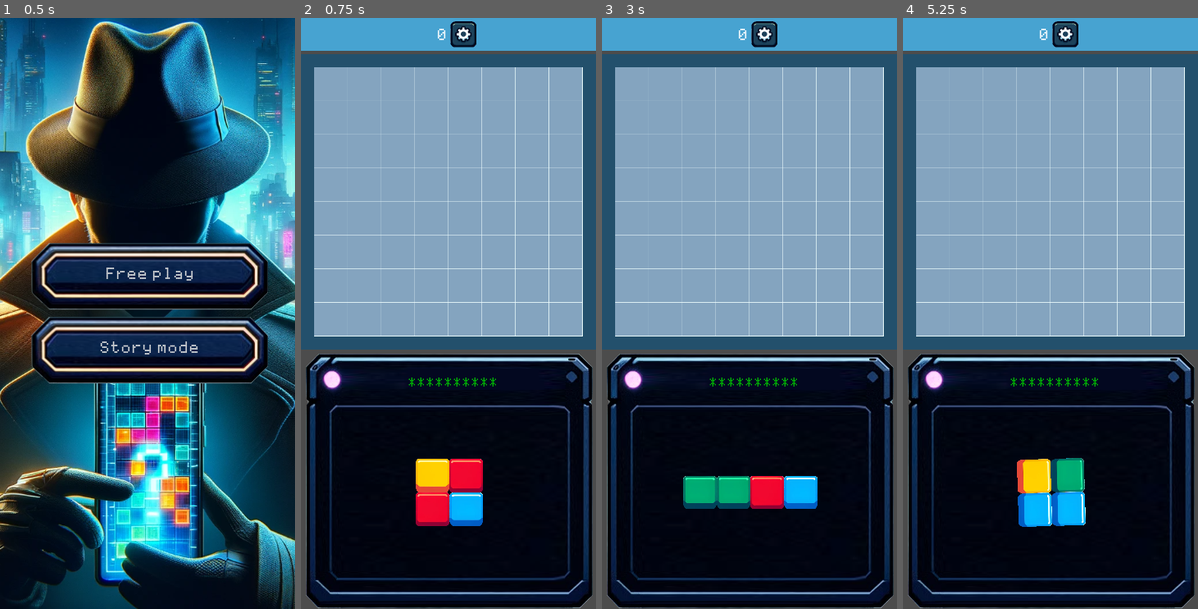
Above: before the commit, frames 1-4 (left to right).
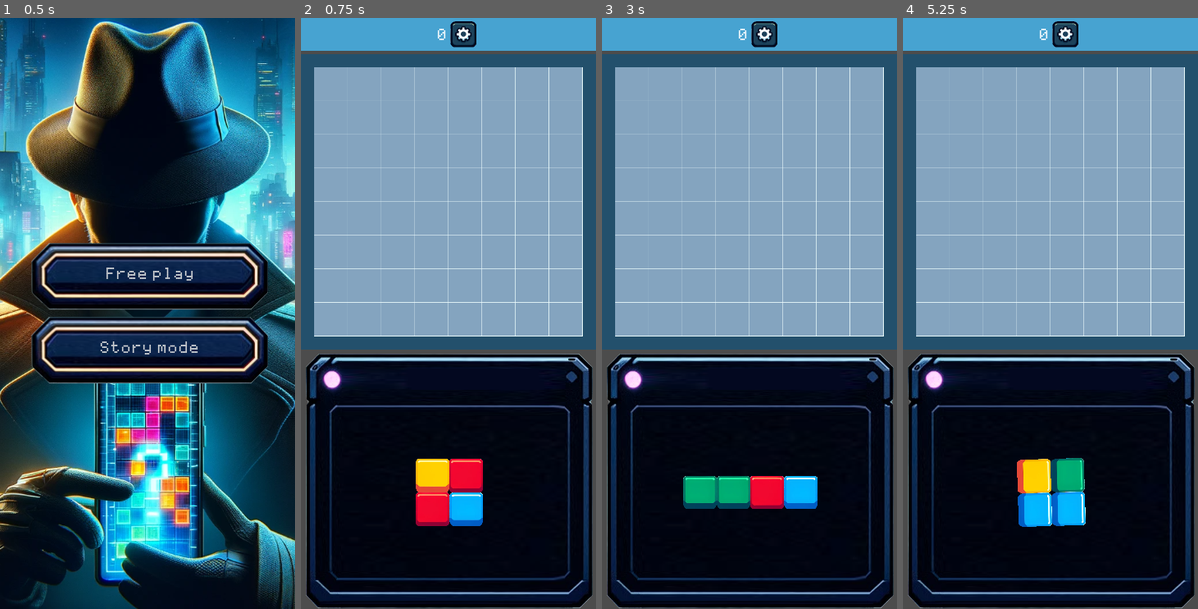
Above: after the commit, the same moments.

Repository: alexkorep-games/transmatrix
Game: Godot game, scene res://scenes/start_screen/start_screen.tscn
Two runs of this game, one before a commit and one after it. Both use one fixed random seed, a clock stepped at 60 frames per second and the inputs below.
Inputs (mouse positions are in pixels of both pictures, inside the frame that each line leads up to):
- Up to frame 1 (0.5 s): no input
- Up to frame 2 (0.75 s): click "Free play" at 0.5 s
- Up to frame 3 (3 s): click (764, 35) at 1.25 s; click "Main screen" at 2 s; click "Free play" at 2.75 s
- Up to frame 4 (5.25 s): click (1065, 35) at 3.5 s; click "New game" at 4.25 s; click "OK" at 5 s

Frame 1 is identical in both runs. In frame 2, 0.2% of the frame differs, in the area x 36-67%, y 60-63%; in frame 3, 0.2%; in frame 4, 0.2%.

Commit message:
Add story mode to the settings

Diff:
--- a/src/scenes/main/main.gd
+++ b/src/scenes/main/main.gd
@@ -5,15 +5,13 @@
 # Called when the node enters the scene tree for the first time.
 func _ready():
 	randomize_shape()
+	GameState.reset_score()
 	var field = get_node("%FieldTileMap")
 	var current_shape = get_node("%CurrentShape")
-	GameState.load_game_free_play(field, current_shape.get_tilemap())
+	if GameState.is_free_play:
+		GameState.load_game_free_play(field, current_shape.get_tilemap())
 	current_shape.center()
-	get_node("%PasswordLabel").password  = "qwerty1234"
-
-# Called every frame. 'delta' is the elapsed time since the previous frame.
-#func _process(delta):
-#	pass
+	get_node("%PasswordLabel").password  = "" if GameState.is_free_play else Story.get_password()
 
 func new_game():
 	var field = get_node("%FieldTileMap")
@@ -21,7 +19,8 @@
 	GameState.reset_score()
 	randomize_shape()
 	var tilemap = get_node("%CurrentShape").get_tilemap()
-	GameState.save_game_free_play(field, tilemap)
+	if GameState.is_free_play:
+		GameState.save_game_free_play(field, tilemap)
 
 func randomize_shape():
 	var current_shape = get_node("%CurrentShape")
@@ -77,8 +76,9 @@
 		do_block_removal_animation(removed_blocks)
 		var score = len(removed_blocks)
 		GameState.increase_score(score)
-		var password_label = get_node("%PasswordLabel")
-		password_label.open_chars(score)
+		if not GameState.is_free_play:
+			var password_label = get_node("%PasswordLabel")
+			password_label.open_chars(score)
 
 	var preview_field = get_node("%PreviewTileMap")
 	preview_field.clear()
@@ -107,7 +107,6 @@
 	var animation_player = get_node("%ClearingShapesAnimationPlayer")
 	animation_player.play("blink")
 
-
 func _on_HUD_settings_pressed():
 	get_node("%SettingsDialog").show()
 
--- a/src/scenes/password_label/password_label.tscn
+++ b/src/scenes/password_label/password_label.tscn
@@ -20,15 +20,17 @@
 unique_name_in_owner = true
 position = Vector2( 135, 11 )
 emitting = false
-amount = 32
+amount = 100
+lifetime = 2.0
 one_shot = true
+explosiveness = 0.83
 texture = ExtResource( 3 )
 emission_shape = 2
 emission_rect_extents = Vector2( 100, 1 )
 direction = Vector2( 0, -1 )
-spread = 30.0
+spread = 12.0
 gravity = Vector2( 0, 300 )
-initial_velocity = 200.0
+initial_velocity = 300.0
 initial_velocity_random = 0.7
 angular_velocity = 257.61
 angular_velocity_random = 0.92
--- a/src/scenes/start_screen/start_screen.gd
+++ b/src/scenes/start_screen/start_screen.gd
@@ -17,7 +17,10 @@
 
 
 func _on_FreePlayButton_pressed():
+	GameState.is_free_play = true
 	get_tree().change_scene("res://scenes/main/main.tscn")
 
 func _on_StoryModeButton_pressed():
+	GameState.is_free_play = false
+	Story.start_story(0)
 	get_tree().change_scene("res://scenes/story_dialog/story_dialog.tscn")
--- a/src/scenes/story_dialog/story_dialog.gd
+++ b/src/scenes/story_dialog/story_dialog.gd
@@ -1,27 +1,20 @@
 extends Control
-
-
-export var story_idx = 0
-var story
-var steps
-var step = 0
 
 # Called when the node enters the scene tree for the first time.
 func _ready():
-	step = 0
-	story = Story.story[story_idx]
-	steps = story["steps"]
-	update_images()
-	update_text()
+	update_images_and_text()
 	fade_in()
 
-func update_images():
-	var image_path = steps[step]["image"]
+func update_images_and_text():
+	var story = Story.story[Story.story_index]
+	var steps = story["steps"]
+	var step = steps[Story.story_step]
+
+	var image_path = step["image"]
 	var image = get_node("%ActorTextureRect")
 	image.texture = load(image_path)
 
-func update_text():
-	var text = steps[step]["text"]
+	var text = step["text"]
 	var label = get_node("%StoryTextLabel")
 	label.text = text
 	label.start()
@@ -37,12 +30,15 @@
 
 func _on_AnimationPlayer_animation_finished(anim_name):
 	if anim_name == "message_end":
-		step += 1
-		if step >= len(steps):
+		Story.next_step()
+		if Story.is_finished():
+			get_tree().change_scene("res://scenes/start_screen/start_screen.tscn")
+		elif Story.is_game():
 			get_tree().change_scene("res://scenes/main/main.tscn")
+			# Increment step index, so that next time we start from the next step
+			Story.next_step()
 		else:
-			update_images()
-			update_text()
+			update_images_and_text()
 			fade_in()
 
 func _on_StoryDialog_gui_input(event):
--- a/src/scripts/game_state.gd
+++ b/src/scripts/game_state.gd
@@ -1,6 +1,7 @@
 extends Node
 
 var score := 0
+var is_free_play = true
 
 var SAVE_GAME_FILE := "user://save_game_free_play.dat"
 
--- a/src/scripts/story.gd
+++ b/src/scripts/story.gd
@@ -1,23 +1,55 @@
 extends Node
+
+var story_index = 0
+var story_step = 0
+
+func get_password():
+	return story[story_index]["password"]
+
+func start_story(index):
+	story_index = index
+	story_step = 0
+
+func next_step():
+	story_step += 1
+
+func is_finished():
+	return story_step >= len(story[story_index]["steps"])
+
+func is_game():
+	return story[story_index]["steps"][story_step]["type"] == "game"
 
 var story = [
 	{
 		"title": "The Grandma's laptop",
+		"password": "grandma",
 		"steps":
 		[
 			{
+				"type": "dialog",
 				"text":
 					"My phone buzzed with a familiar ringtone.",
 				"image": "res://assets/levels/001-grandma/phone-ring.png"
 			},
 			{
+				"type": "dialog",
 				"text":
 					"It was Grandma, sounding flustered as she explained she'd forgotten her laptop's password.",
 				"image": "res://assets/levels/001-grandma/grandma.png"
 			},
 			{
+				"type": "dialog",
 				"text":
 					"I smiled, thinking how much she means to me. \"Don't worry, Grandma, I'll swing by after lunch and sort it out.\"",
+				"image": "res://assets/levels/001-grandma/grandma.png"
+			},
+			{
+				"type": "game",
+			},
+			{
+				"type": "dialog",
+				"text":
+					"\"Oh, thank you, dear!\" she said, \"Have a cookie!\"",
 				"image": "res://assets/levels/001-grandma/grandma.png"
 			},
 		]
